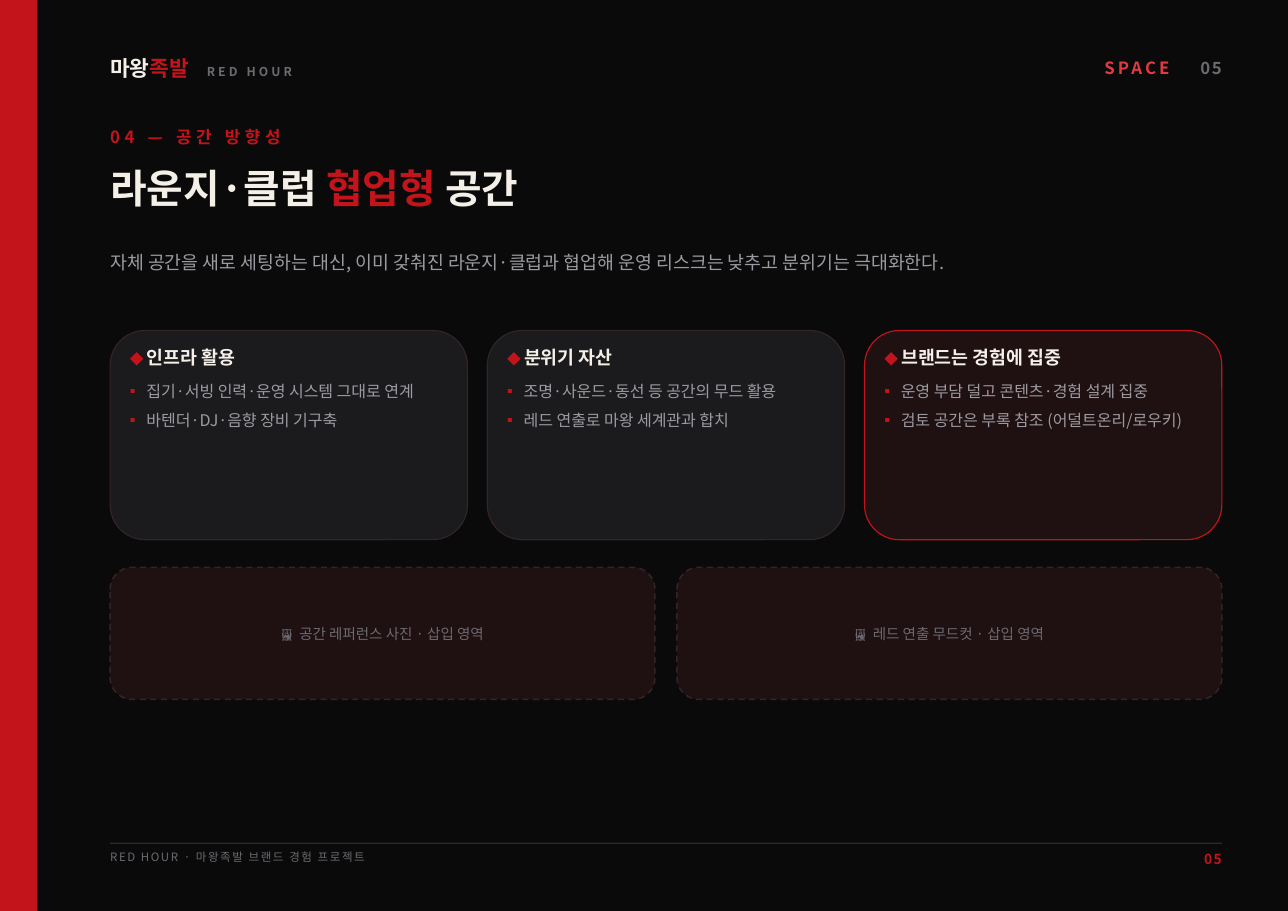
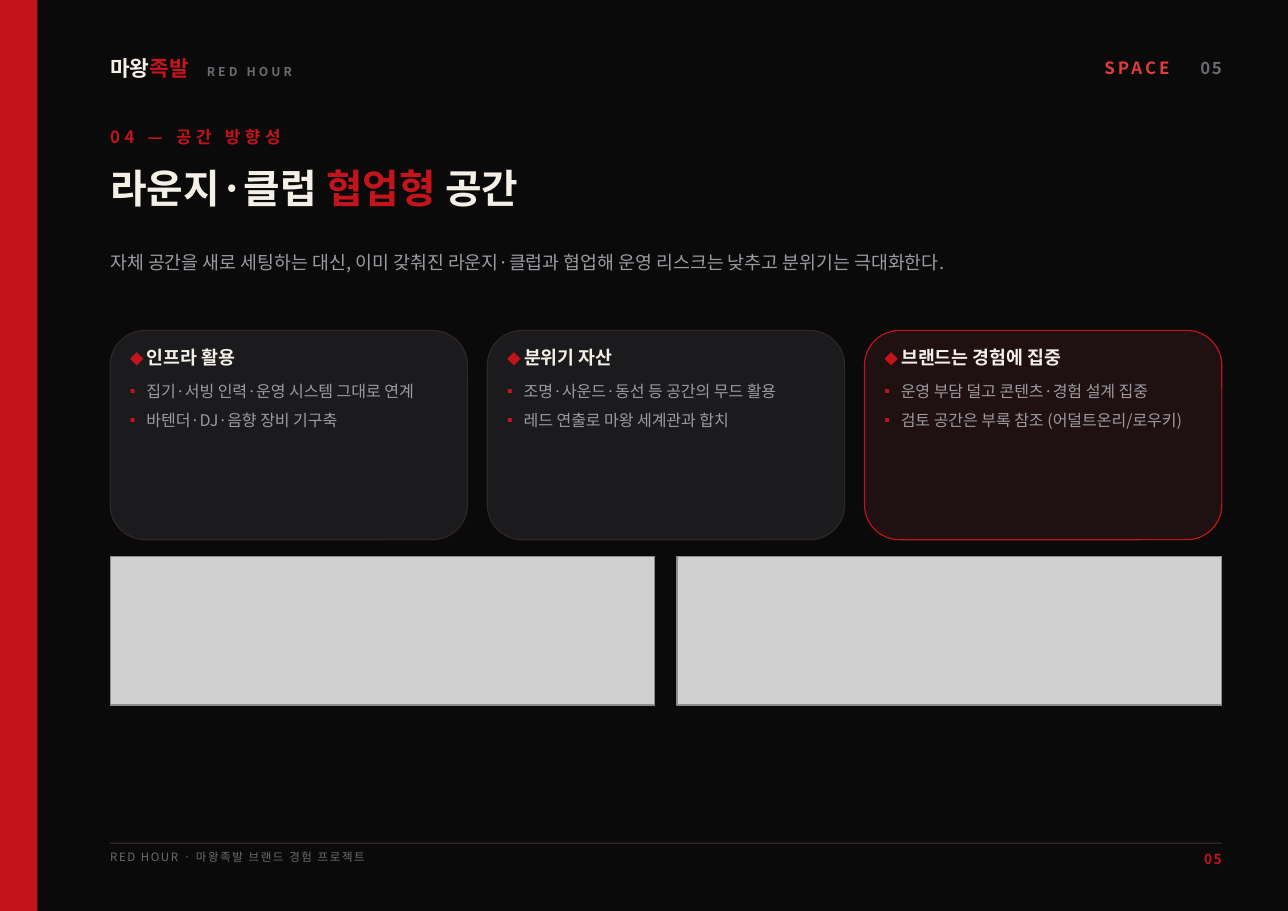
Before and after one commit to leejaeeun123/mawang, a slide deck: slide 5 of mawang-night/RED_HOUR.pptx. Drawn at 1288x911 pixels with LibreOffice and Linux fonts; fonts in the diff are those of the drawing; grey boxes stand for pictures. Boxes give left, top, right and bottom in pixels: in the first picture for what was removed or moved away, otherwise in the second. Text is boxed around its words. In the diff, an @@ line names an element or a change of style, - is before the commit and + after.

```diff
--- a/mawang-night/RED_HOUR.pptx
+++ b/mawang-night/RED_HOUR.pptx
@@ rounded rectangle removed at box(110, 567, 656, 700) @@
@@ picture added at box(110, 556, 656, 705) @@
@@ rounded rectangle removed at box(677, 567, 1222, 700) @@
@@ picture added at box(677, 556, 1222, 705) @@
@@ text removed at box(299, 627, 484, 640) @@
-🖼 공간 레퍼런스 사진 · 삽입 영역
@@ text removed at box(873, 627, 1044, 640) @@
-🖼 레드 연출 무드컷 · 삽입 영역
```
Also in this commit, not shown: 3 other slides changed, 7 other files.
